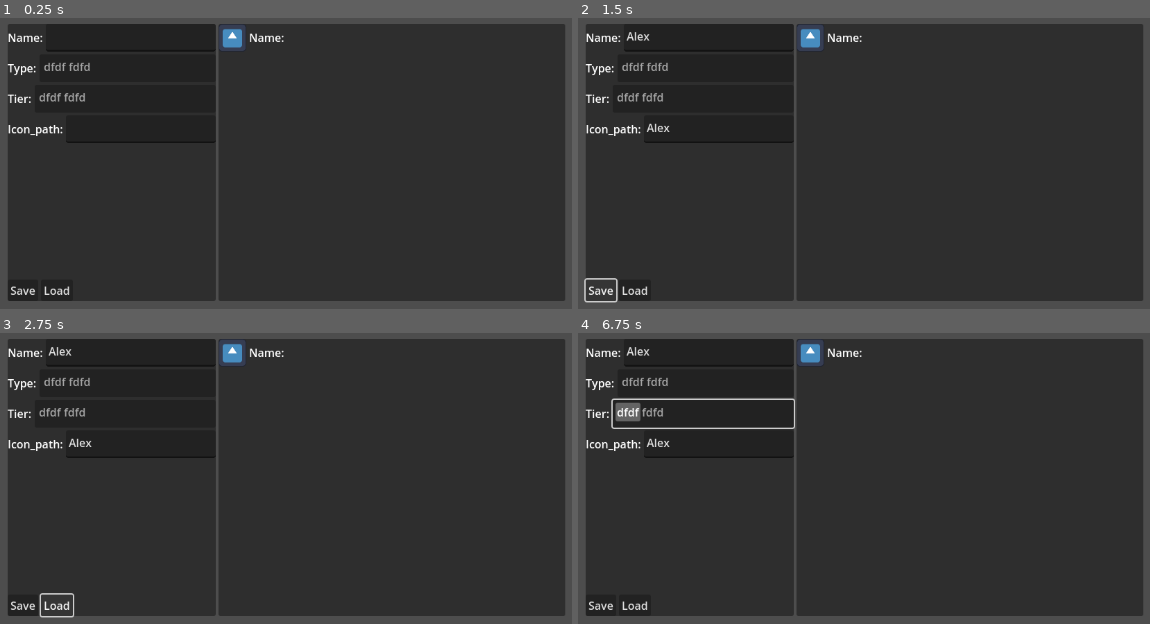
Above: before the commit, frames 1-4 (two rows, left to right).
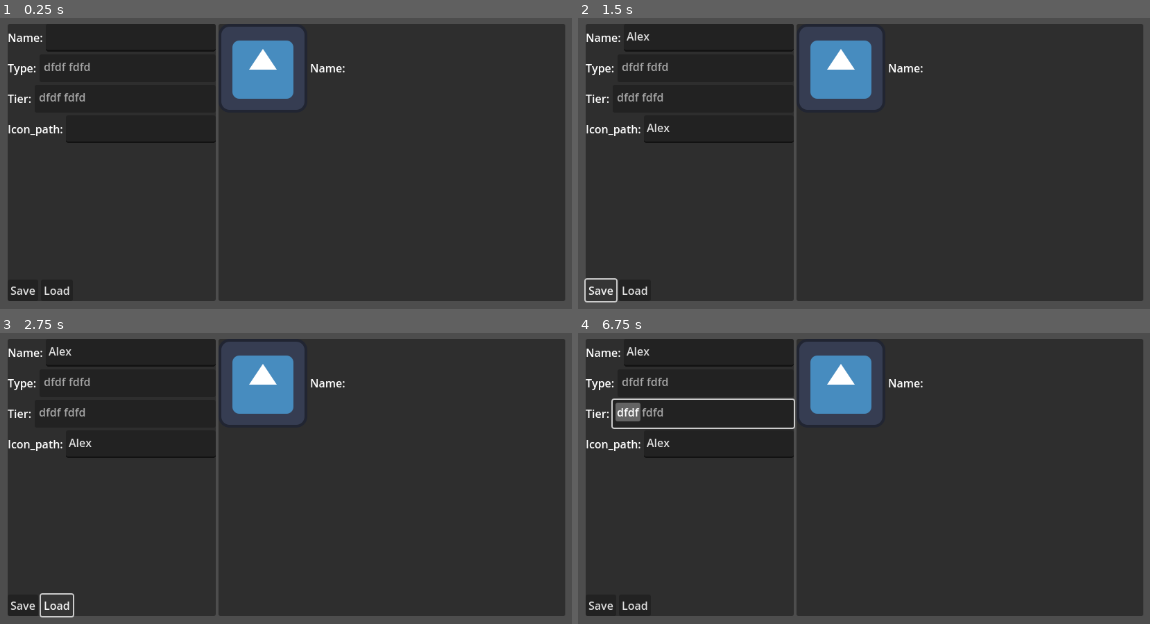
Above: after the commit, the same moments.

Repository: dethland/AFKGODOT
Game: Godot game, scene res://Tools/resource_tool.tscn
Two runs of this game, one before a commit and one after it. Both use one fixed random seed, a clock stepped at 60 frames per second and the inputs below. The project has no main scene, so this scene is started directly. The engine's default icon, where the game draws it, is replaced by a stand-in: a white triangle on a blue panel in a dark square.
Inputs (mouse positions are in pixels of both pictures, inside the frame that each line leads up to):
- Up to frame 1 (0.25 s): no input
- Up to frame 2 (1.5 s): click (709, 38) at 0.52 s; type "Alex" at 0.6 s; click (721, 128) at 0.75 s; type "Alex" at 0.83 s; click "Save" at 1.25 s
- Up to frame 3 (2.75 s): click "Load" at 2 s
- Up to frame 4 (6.75 s): move the mouse to (1041, 455) at 2.77 s; click (1041, 455) at 2.92 s; move the mouse to (703, 498) at 3.52 s; click (703, 498) at 3.67 s; move the mouse to (944, 379) at 4.27 s; click (944, 379) at 4.42 s; move the mouse to (823, 568) at 5.02 s; click (823, 568) at 5.17 s; move the mouse to (1104, 545) at 5.77 s; click (1104, 545) at 5.92 s; move the mouse to (623, 411) at 6.52 s; click (623, 411) at 6.67 s

The runs differ from the first frame. In frame 1, 4.1% of the frame differs, in the area x 38-61%, y 2-32%; in frame 2, 4.1%; in frame 3, 4.1%; in frame 4, 4.1%.
Error before the commit: Parse Error: Argument 1 of annotation "@export_node_path" isn't a constant expression. (res://Scripts/NaviRelated/NaviServer.gd:5)

Commit message:
debug change

Diff:
--- a/Game/Scripts/ResourceRelated/ResourceDataContainer.gd
+++ b/Game/Scripts/ResourceRelated/ResourceDataContainer.gd
@@ -48,6 +48,5 @@
 ## help you debug what's inside the container, print all data
 func beautiful_debug():
 	for data_key in resources.keys():
-		print(resources[data_key])
 		if resources[data_key] is ResourceData:
 			print(resources[data_key].get_name() + " : " + str(resources[data_key].get_element("amount")))
--- /dev/null
+++ b/Game/Tests/fake_world.tscn
@@ -0,0 +1,6 @@
+[gd_scene load_steps=2 format=3 uid="uid://dlt6juy2cj3ee"]
+
+[ext_resource type="Script" path="res://Scripts/CodeForTest/FakeWorldData.gd" id="1_m3svv"]
+
+[node name="FakeWorld" type="Node"]
+script = ExtResource("1_m3svv")
--- a/Game/Tools/resource_tool.tscn
+++ b/Game/Tools/resource_tool.tscn
@@ -14,8 +14,7 @@
 save = NodePath("CenterContainer/HBoxContainer/Panel/HBoxContainer/Save")
 
 [node name="CenterContainer" type="CenterContainer" parent="."]
-layout_mode = 1
-anchors_preset = 15
+layout_mode = 0
 anchor_right = 1.0
 anchor_bottom = 1.0
 grow_horizontal = 2
@@ -30,8 +29,7 @@
 metadata/_edit_use_anchors_ = true
 
 [node name="VBoxContainer" type="VBoxContainer" parent="CenterContainer/HBoxContainer/Panel"]
-layout_mode = 1
-anchors_preset = 15
+layout_mode = 0
 anchor_right = 1.0
 anchor_bottom = 1.0
 grow_horizontal = 2
@@ -96,8 +94,7 @@
 size_flags_horizontal = 3
 
 [node name="HBoxContainer" type="HBoxContainer" parent="CenterContainer/HBoxContainer/Panel"]
-layout_mode = 1
-anchors_preset = 12
+layout_mode = 0
 anchor_top = 1.0
 anchor_right = 1.0
 anchor_bottom = 1.0
@@ -118,8 +115,7 @@
 metadata/_edit_use_anchors_ = true
 
 [node name="VBoxContainer" type="VBoxContainer" parent="CenterContainer/HBoxContainer/Panel2"]
-layout_mode = 1
-anchors_preset = 15
+layout_mode = 0
 anchor_right = 1.0
 anchor_bottom = 1.0
 grow_horizontal = 2
@@ -133,7 +129,6 @@
 custom_minimum_size = Vector2(40, 40)
 layout_mode = 2
 texture = ExtResource("2_46od5")
-expand_mode = 1
 
 [node name="Label" type="Label" parent="CenterContainer/HBoxContainer/Panel2/VBoxContainer/Item1"]
 layout_mode = 2
--- a/Game/project.godot
+++ b/Game/project.godot
@@ -18,7 +18,6 @@
 
 RDS="*res://Scripts/ResourceRelated/ResourceDataServer.gd"
 FS="*res://Scripts/BuildingRelated/FacilityServer.gd"
-NS="*res://Scripts/NaviRelated/NaviServer.gd"
 
 [editor]
 
